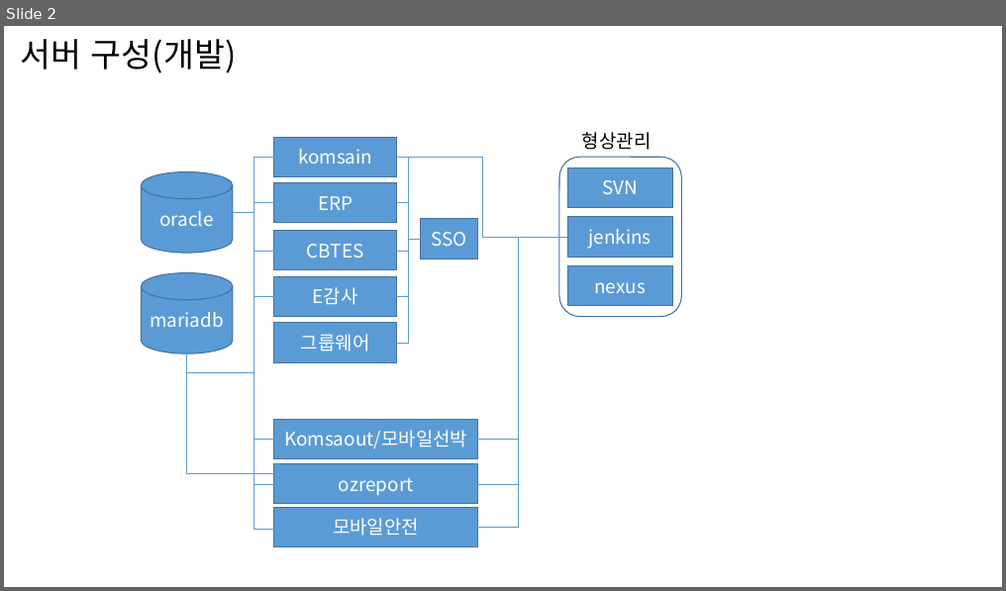
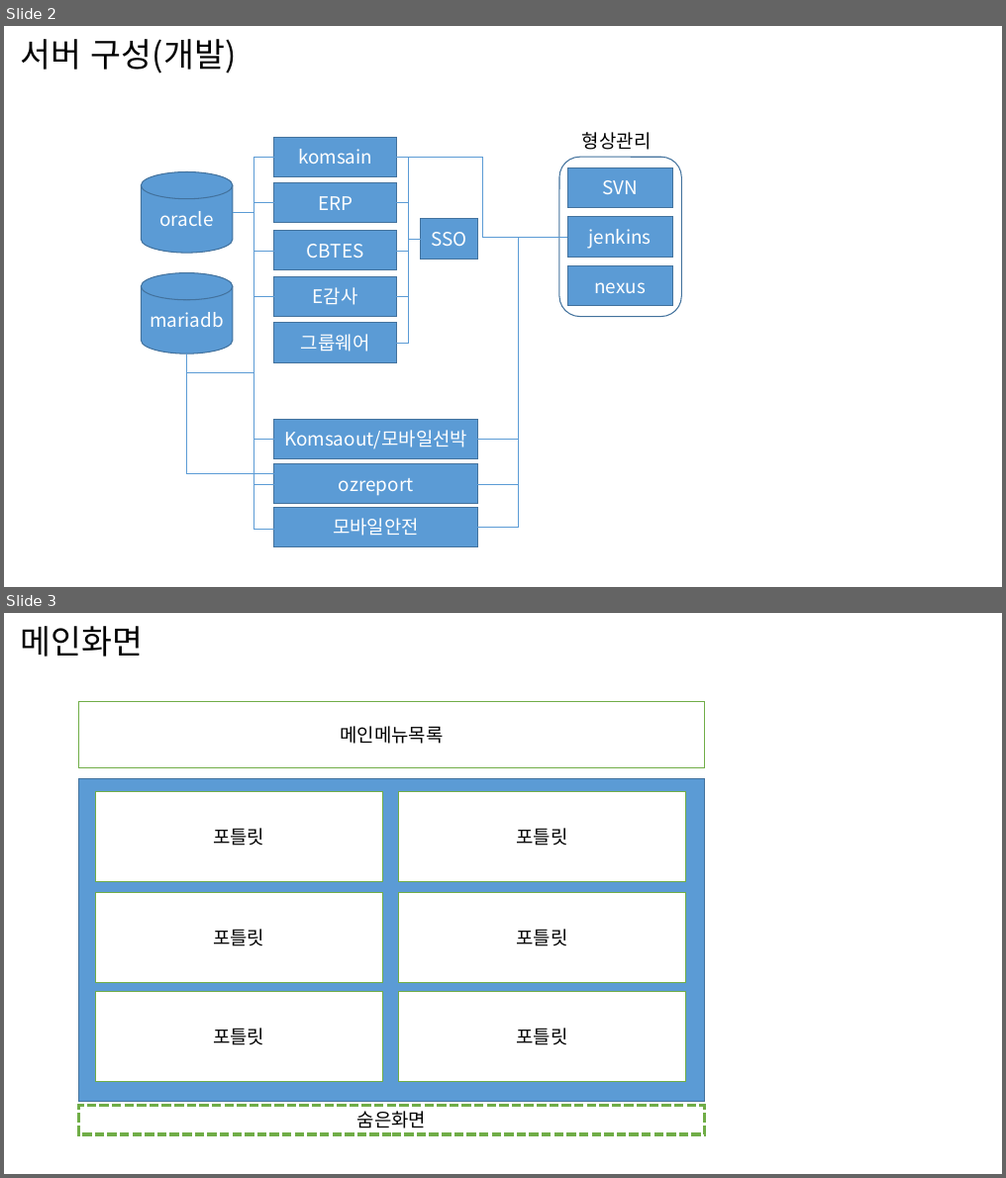
Before and after one commit to woowek/Documents, a slide deck: 지난 프로젝트/한국해양교통안전공단/종합 정리/ppt/서버 구성.pptx. Shown one above the other, each under a label of ours: slide 2 before the commit, slides 2 and 3 after it. The pictures are 1006x591 and 1006x1178 pixels, drawn with LibreOffice and Linux fonts; fonts in the diff are those of the drawing. Boxes give left, top, right and bottom in pixels: in the first picture for what was removed or moved away, otherwise in the second. Text is boxed around its words. In the diff, an @@ line names an element or a change of style, - is before the commit and + after.

```diff
--- a/지난 프로젝트/한국해양교통안전공단/종합 정리/ppt/서버 구성.pptx
+++ b/지난 프로젝트/한국해양교통안전공단/종합 정리/ppt/서버 구성.pptx
@@ slide 3 added at (x1=4, y1=613, x2=1002, y2=1174), background #FFFFFF @@
@@ title added at (x1=21, y1=626, x2=144, y2=657), 32 pt, text #000000 @@
+메인화면
@@ rectangle added at (x1=79, y1=702, x2=705, y2=768), fill #FFFFFF, outline #70AD47 1 pt, 18 pt, text #000000 @@
+메인메뉴목록
@@ rectangle added at (x1=79, y1=778, x2=705, y2=1101), fill #5B9BD5, outline #43739E 1 pt @@
@@ rectangle added at (x1=95, y1=792, x2=383, y2=881), fill #FFFFFF, outline #70AD47 1 pt, 18 pt, text #000000 @@
+포틀릿
@@ rectangle added at (x1=399, y1=792, x2=686, y2=881), fill #FFFFFF, outline #70AD47 1 pt, 18 pt, text #000000 @@
+포틀릿
@@ rectangle added at (x1=95, y1=892, x2=383, y2=982), fill #FFFFFF, outline #70AD47 1 pt, 18 pt, text #000000 @@
+포틀릿
@@ rectangle added at (x1=399, y1=892, x2=686, y2=982), fill #FFFFFF, outline #70AD47 1 pt, 18 pt, text #000000 @@
+포틀릿
@@ rectangle added at (x1=95, y1=992, x2=383, y2=1081), fill #FFFFFF, outline #70AD47 1 pt, 18 pt, text #000000 @@
+포틀릿
@@ rectangle added at (x1=399, y1=992, x2=686, y2=1081), fill #FFFFFF, outline #70AD47 1 pt, 18 pt, text #000000 @@
+포틀릿
@@ rectangle added at (x1=79, y1=1106, x2=705, y2=1135), fill #FFFFFF, outline #70AD47 3 pt dashed, 18 pt, text #000000 @@
+숨은화면
```
Also in this commit, not shown: 1 other slide added, 3 other files.
